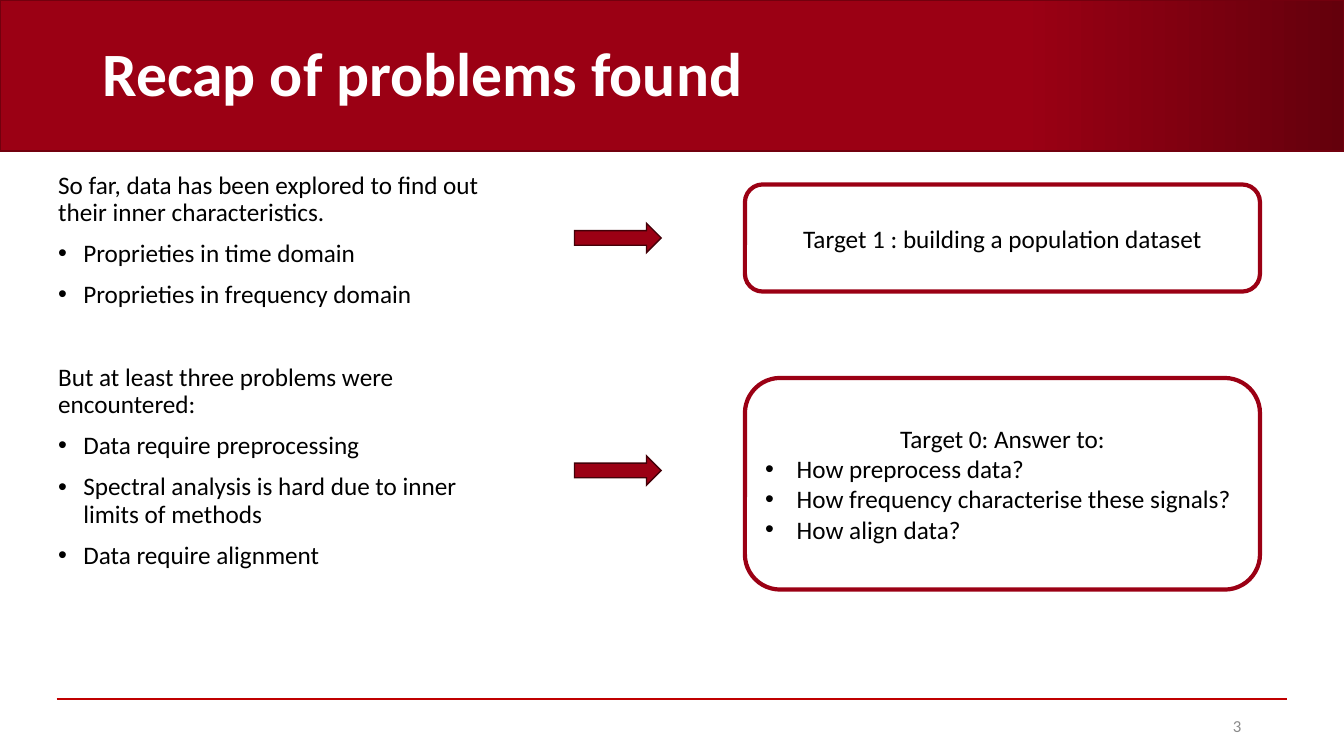
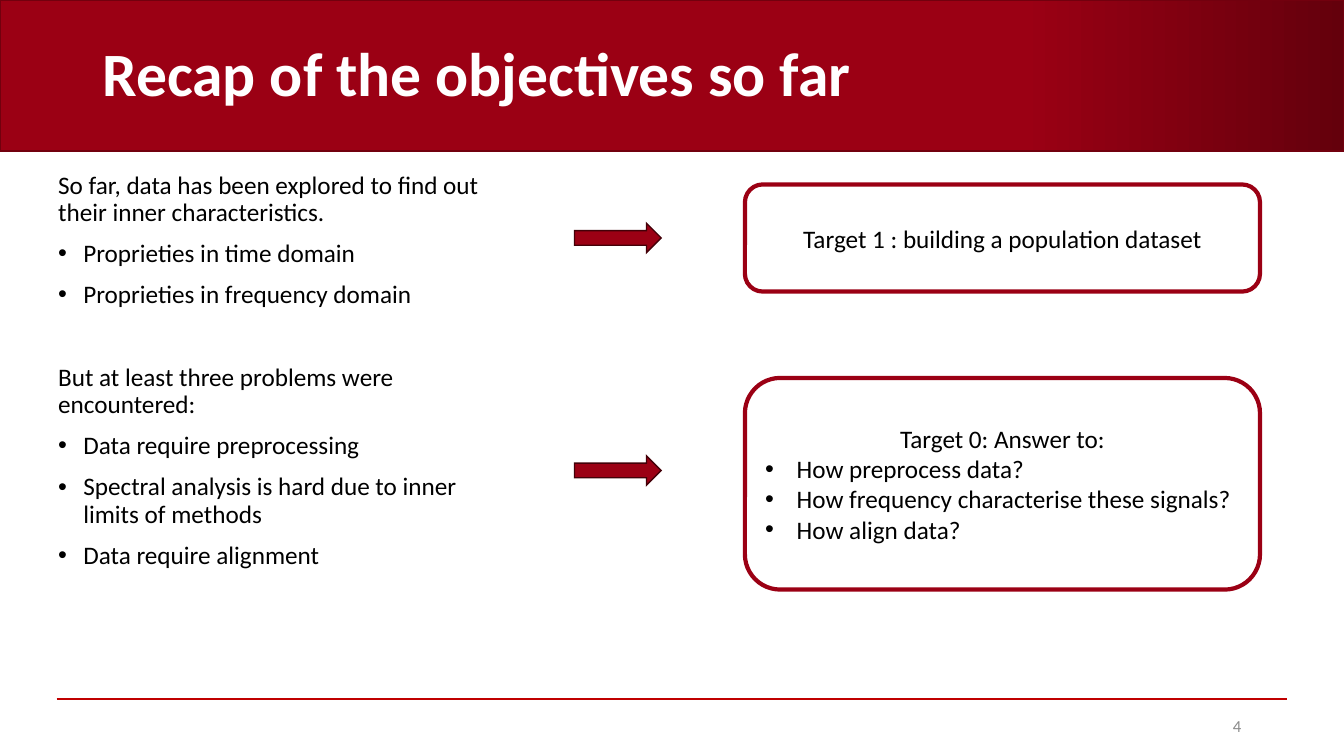
Before and after one commit to AndreaCorrado00/Tesi_magistrale_Corrado_Andrea, a slide deck: slide 4 of Documentation/4. Recap filters-spectrum-alignment .pptx (slide 3 before the commit). Drawn at 1344x756 pixels with LibreOffice and Linux fonts; fonts in the diff are those of the drawing; background and template pictures are left out. Boxes give left, top, right and bottom in pixels: in the first picture for what was removed or moved away, otherwise in the second. Text is boxed around its words. In the diff, an @@ line names an element or a change of style, - is before the commit and + after.

Commit message:
recap presentation done

```diff
--- a/Documentation/4. Recap filters-spectrum-alignment .pptx
+++ b/Documentation/4. Recap filters-spectrum-alignment .pptx
@@ title at [102, 52, 851, 107]: text changed @@
-Recap of problems found
+Recap of the objectives so far
@@ page number at [1233, 721, 1241, 732]: text changed @@
-3
+4
```
Also in this commit, not shown: 7 other slides changed, 7 slides added, 3 slides removed.
